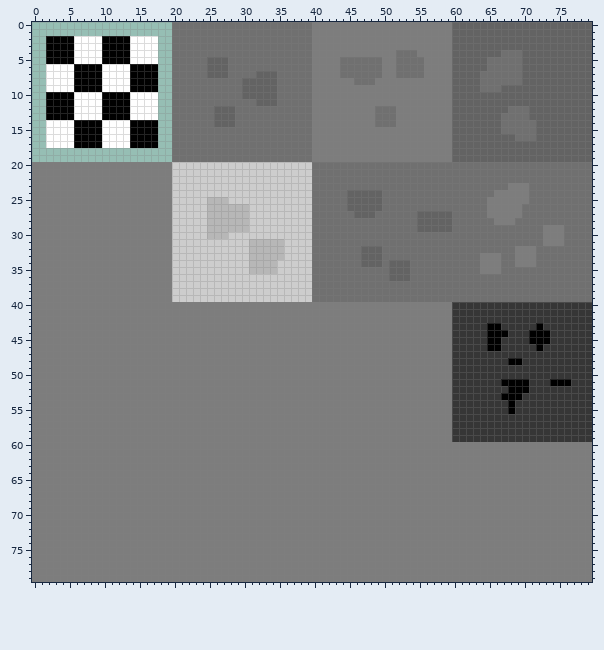
Sprite sheet -- tilesets/storage_room_background/output_tileset.png. The first picture shows the starting point.
The file is 80x80 pixels. Colours within 5 levels of each other are drawn and written as one.
The result:
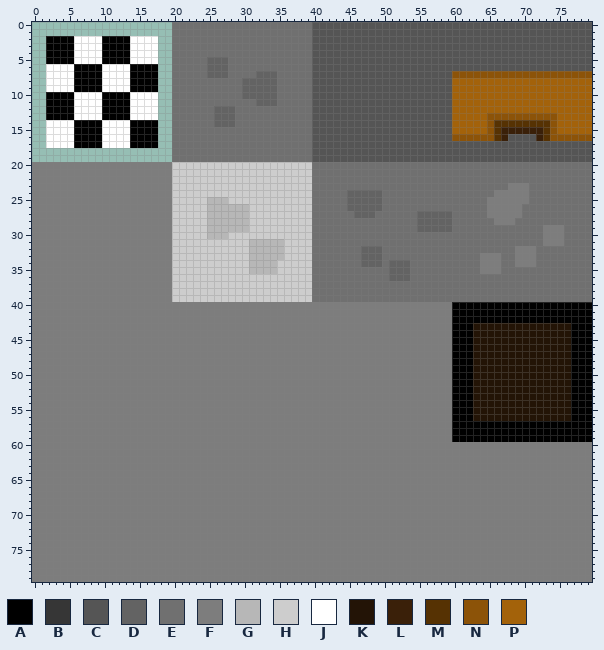
Palette (. is transparent): A #000000  B #363636  C #555555  D #636363  E #707070  F #7d7d7d  G #b7b7b7  H #cdcdcd  J #ffffff  K #231406  L #3a2009  M #563203  N #8c5308  P #a3620a
From old to new:
Changed rows in their new state; - is an unchanged pixel.
first column x 40:
 0 CCCCCCCCCCCCCCCCCCCCCCCCCCCCCCCCCCCCCCCC
 1 CCCCCCCCCCCCCCCCCCCCCCCCCCCCCCCCCCCCCCCC
 2 CCCCCCCCCCCCCCCCCCCCCCCCCCCCCCCCCCCCCCCC
 3 CCCCCCCCCCCCCCCCCCCCCCCCCCCCCCCCCCCCCCCC
 4 CCCCCCCCCCCCCCCCCCCCCCCCCCCCCCCCCCCCCCCC
 5 CCCCCCCCCCCCCCCCCCCCCCCCCCCCCCCCCCCCCCCC
 6 CCCCCCCCCCCCCCCCCCCCCCCCCCCCCCCCCCCCCCCC
 7 CCCCCCCCCCCCCCCCCCCCNNNNNNNNNNNNNNNNNNNN
 8 CCCCCCCCCCCCCCCCCCCCPPPPPPPPPPPPPPPPPPPP
 9 CCCCCCCCCCCCCCCCCCCCPPPPPPPPPPPPPPPPPPPP
10 CCCCCCCCCCCCCCCCCCCCPPPPPPPPPPPPPPPPPPPP
11 CCCCCCCCCCCCCCCCCCCCPPPPPPPPPPPPPPPPPPPP
12 CCCCCCCCCCCCCCCCCCCCPPPPPPPPPPPPPPPPPPPP
13 CCCCCCCCCCCCCCCCCCCCPPPPPNNNNNNNNNNPPPPP
14 CCCCCCCCCCCCCCCCCCCCPPPPPNMMMMMMMMNPPPPP
15 CCCCCCCCCCCCCCCCCCCCPPPPPNMLLLLLLMNPPPPP
16 CCCCCCCCCCCCCCCCCCCCNNNNNNMLCCCCLMNNNNNN
17 CCCCCCCCCCCCCCCCCCCCCCCCCCCCCCCCCCCCCCCC
18 CCCCCCCCCCCCCCCCCCCCCCCCCCCCCCCCCCCCCCCC
19 CCCCCCCCCCCCCCCCCCCCCCCCCCCCCCCCCCCCCCCC
first column x 60:
40 AAAAAAAAAAAAAAAAAAAA
41 AAAAAAAAAAAAAAAAAAAA
42 AAAAAAAAAAAAAAAAAAAA
43 AAAKKKKKKKKKKKKKKAAA
44 AAAKKKKKKKKKKKKKKAAA
45 AAAKKKKKKKKKKKKKKAAA
46 AAAKKKKKKKKKKKKKKAAA
47 AAAKKKKKKKKKKKKKKAAA
48 AAAKKKKKKKKKKKKKKAAA
49 AAAKKKKKKKKKKKKKKAAA
50 AAAKKKKKKKKKKKKKKAAA
51 AAAKKKKKKKKKKKKKKAAA
52 AAAKKKKKKKKKKKKKKAAA
53 AAAKKKKKKKKKKKKKKAAA
54 AAAKKKKKKKKKKKKKKAAA
55 AAAKKKKKKKKKKKKKKAAA
56 AAAKKKKKKKKKKKKKKAAA
57 AAAAAAAAAAAAAAAAAAAA
58 AAAAAAAAAAAAAAAAAAAA
59 AAAAAAAAAAAAAAAAAAAA
Boxes around the changes in both pictures, in picture pixels (x1, y1, x2, y2):
changed: (312, 22, 592, 162)
changed: (452, 302, 592, 442)
